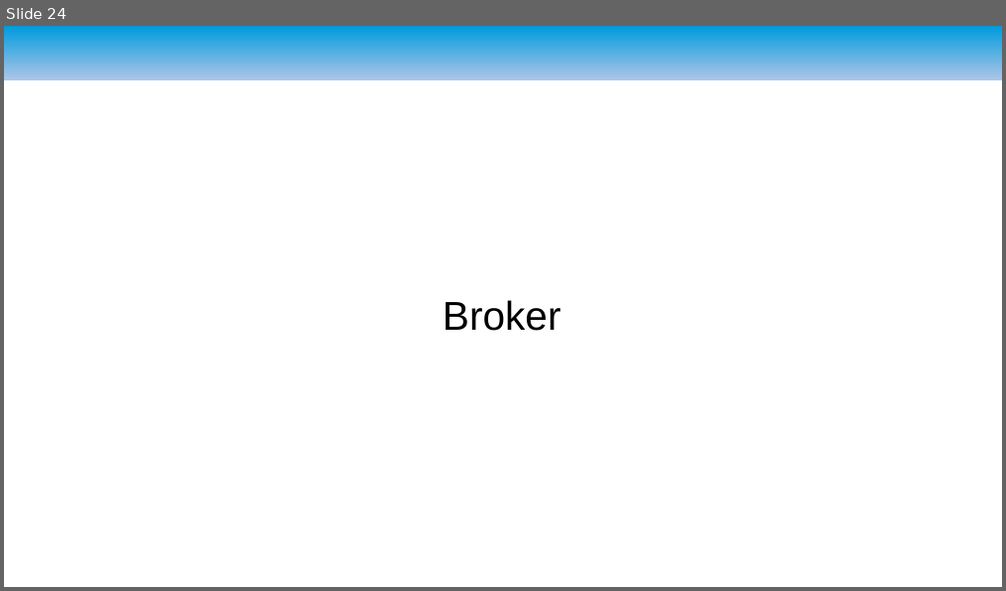
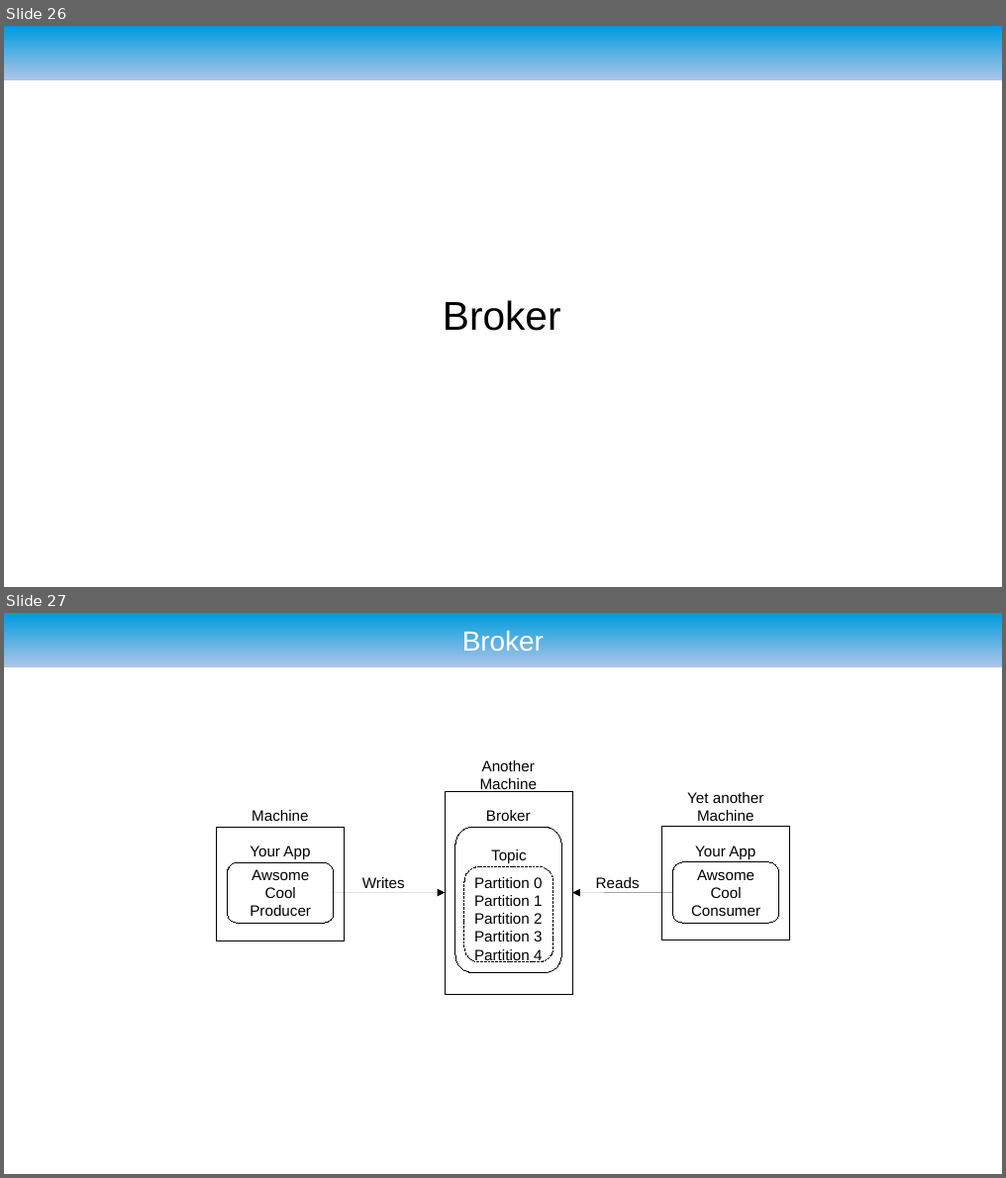
Before and after one commit to ryzlab/kafka-kompetensdag, a slide deck: doc/presentation-umejug.odp. Shown one above the other, each under a label of ours: slide 24 before the commit, slides 26 and 27 after it. The pictures are 1006x591 and 1006x1178 pixels, drawn with LibreOffice and Linux fonts; fonts in the diff are those of the drawing; background and template pictures are left out. Boxes give left, top, right and bottom in pixels: in the first picture for what was removed or moved away, otherwise in the second. Text is boxed around its words. In the diff, an @@ line names an element or a change of style, - is before the commit and + after.

```diff
--- a/doc/presentation-umejug.odp
+++ b/doc/presentation-umejug.odp
@@ slide 27 added at (4, 613, 1002, 1174), background #FFFFFF; not listed: 1 template element that a slide beside it also shows @@
@@ title added at (462, 629, 544, 651), 22 pt, text #FFFFFF @@
+Broker
@@ text added at (480, 761, 537, 792), 12 pt, text #000000 @@
+Another
+Machine
@@ text added at (252, 810, 308, 821), 12 pt, text #000000 @@
+Machine
@@ rectangle added at (445, 791, 572, 994), outline #000000 0 pt @@
@@ text added at (486, 810, 531, 821), 12 pt, text #000000 @@
+Broker
@@ text added at (687, 792, 764, 821), 12 pt, text #000000 @@
+Yet another
+Machine
@@ rectangle added at (217, 827, 345, 941), outline #000000 0 pt @@
@@ text added at (250, 846, 310, 860), 12 pt, text #000000 @@
+Your App
@@ freeform shape added at (455, 827, 561, 972), outline #000000 0 pt @@
@@ text added at (491, 850, 526, 863), 12 pt, text #000000 @@
+Topic
@@ rectangle added at (662, 827, 790, 941), outline #000000 0 pt @@
@@ text added at (695, 846, 755, 860), 12 pt, text #000000 @@
+Your App
@@ rounded rectangle added at (228, 862, 334, 924), outline #000000 0 pt, 12 pt, text #000000 @@
+Awsome
+Cool
+Producer
@@ text added at (362, 877, 405, 888), 12 pt, text #000000 @@
+Writes
@@ freeform shape added at (465, 867, 553, 962), outline #000000 0 pt @@
@@ text added at (474, 877, 542, 962), 12 pt, text #000000 @@
+Partition 0
+Partition 1
+Partition 2
+Partition 3
+Partition 4
@@ text added at (596, 877, 640, 888), 12 pt, text #000000 @@
+Reads
@@ rounded rectangle added at (673, 862, 779, 924), outline #000000 0 pt, 12 pt, text #000000 @@
+Awsome
+Cool
+Consumer
@@ arrow added from (334, 893) to (445, 893), #000000 0 pt @@
@@ arrow added from (673, 893) to (572, 893), #000000 0 pt @@
@@ what was slide 24 is now slide 26 @@
```
Also in this commit, not shown: 7 slides changed, 4 other slides added, 1 slide removed, 2 other files.
